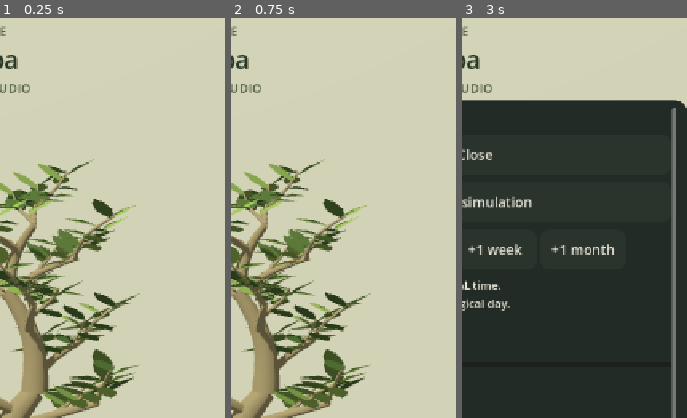
Above: before the commit, frames 1-3 (left to right).
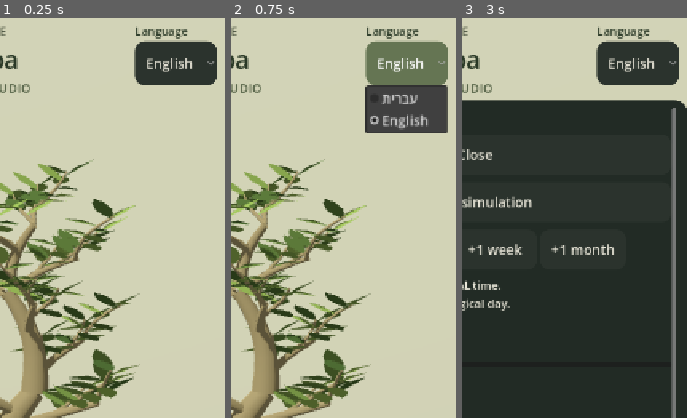
Above: after the commit, the same moments.

Repository: 3dFx40/bonsai
Game: Godot game, scene res://scenes/main.tscn
Two runs of this game, one before a commit and one after it. Both use one fixed random seed, a clock stepped at 60 frames per second and the inputs below.
Inputs (mouse positions are % of the whole screen's width and height, from its top left):
- Up to frame 1 (0.25 s): no input
- Up to frame 2 (0.75 s): click (86, 9) at 0.5 s, where only the run after the commit has a clickable "English"
- Up to frame 3 (3 s): click "Water" at 1.25 s; click "Water the soil" at 2 s; click "Dev" at 2.75 s
The pictures show only the part of the screen within x 46-96%, y 3-53%; the shares and areas given below are measured in that part.

The runs differ from the first frame. In frame 1, 4.3% of the frame differs, in the area x 59-97%, y 2-17%; in frame 2, 8.5%, in the area x 59-97%, y 2-29%; in frame 3, 4.3%.

Commit message:
Add persistent Hebrew and English language selection with RTL support

Diff:
--- a/project.godot
+++ b/project.godot
@@ -29,6 +29,11 @@
 [input_devices]
 pointing/emulate_mouse_from_touch=false
 
+[internationalization]
+locale/translations=PackedStringArray("res://resources/localization/he.po")
+locale/fallback="en"
+locale/include_text_server_data=true
+
 [bonsai]
 developer_tools=true
 real_seconds_per_day=3600.0
--- a/scripts/debug/debug_panel.gd
+++ b/scripts/debug/debug_panel.gd
@@ -5,6 +5,7 @@
 var report: Label
 var graph: TextEdit
 var pause_button: Button
+var _state: BonsaiTree
 
 func _ready() -> void:
 	set_anchors_and_offsets_preset(Control.PRESET_FULL_RECT)
@@ -30,6 +31,7 @@
 	var note := Label.new()
 	note.text = "Time buttons advance BIOLOGICAL time.\nNormal rate: 1 real hour = 1 biological day."
 	note.add_theme_font_size_override("font_size", 18)
+	note.autowrap_mode = TextServer.AUTOWRAP_WORD_SMART
 	body.add_child(note)
 	for entry in [["Soil moisture", "moisture", 1.8], ["Nutrients", "nutrients", 2.0], ["Light", "light", 1.5]]:
 		var label := Label.new()
@@ -66,10 +68,15 @@
 	return button
 
 func update_state(tree: BonsaiTree) -> void:
+	_state = tree
 	if not visible or report == null:
 		return
-	report.text = "Day %.2f | %d branches | %d leaves\nMoisture %.3f | nutrients %.3f\nRoots %.3f | energy %.3f | stress %.3f\nPruning stress %.3f | light %.2f" % [tree.age_days, tree.branches.size(), …(139 unchanged characters)…
-	var lines := "ID ← parent | length | radius | buds\n"
+	report.text = tr("Day %.2f | %d branches | %d leaves\nMoisture %.3f | nutrients %.3f\nRoots %.3f | energy %.3f | stress %.3f\nPruning stress %.3f | light %.2f") % [tree.age_days, tree.branches.size(), …(139 unchanged characters)…
+	var lines := tr("ID ← parent | length | radius | buds\n")
 	for b: BonsaiBranch in tree.branches.values():
 		lines += "%d ← %d | %.3f | %.4f | %d\n" % [b.id, b.parent_id, b.length, b.thickness, b.buds]
 	graph.text = lines
+
+func _notification(what: int) -> void:
+	if what == NOTIFICATION_TRANSLATION_CHANGED and is_node_ready() and _state != null:
+		update_state(_state)
--- a/scripts/main.gd
+++ b/scripts/main.gd
@@ -37,6 +37,7 @@
 		saves.path = "user://automation-grove.json"
 	var loaded := {} if automation else saves.load_document()
 	var welcome := "A little attention, every day."
+	var welcome_args: Array = []
 	if not loaded.is_empty():
 		settings = loaded.settings
 		for row: Dictionary in loaded.trees:
@@ -54,6 +55,13 @@
 	if trees.is_empty():
 		tree.acquired_at = platform.unix_time()
 		trees = [tree]
+	var default_language := "he" if OS.get_locale_language() in ["he", "iw"] else "en"
+	settings.language = settings.get("language", default_language)
+	if automation:
+		for argument in OS.get_cmdline_user_args():
+			if argument in ["--language=he", "--language=en"]:
+				settings.language = argument.get_slice("=", 1)
+	TranslationServer.set_locale(settings.language)
 	clock.real_seconds_per_day = settings.real_seconds_per_day
 	var now := platform.unix_time()
 	if last_wall > 0:
@@ -61,7 +69,8 @@
 		if result.dormant_days > 0:
 			welcome = "Welcome back. Your tree rested through the long absence."
 		elif result.days > 0:
-			welcome = "Welcome back. %.1f days have passed for your tree." % result.days
+			welcome = "Welcome back. %.1f days have passed for your tree."
+			welcome_args = [result.days]
 	last_wall = maxf(last_wall, now)
 	last_tick = Time.get_ticks_msec()
 	studio = BonsaiStudio.new()
@@ -83,6 +92,7 @@
 	hud.debug_requested.connect(_toggle_debug)
 	hud.sound_requested.connect(_toggle_sound)
 	hud.quality_requested.connect(_quality)
+	hud.language_requested.connect(_language)
 	if OS.is_debug_build() and ProjectSettings.get_setting("bonsai/developer_tools", false):
 		debug_panel = BonsaiDebugPanel.new()
 		hud.root.add_child(debug_panel)
@@ -90,13 +100,16 @@
 		debug_panel.command.connect(_debug)
 	_apply_quality()
 	_refresh()
-	hud.message(saves.last_error if not saves.last_error.is_empty() else welcome)
+	if saves.last_error.is_empty(): hud.message(welcome, welcome_args)
+	else: hud.message(saves.last_error, saves.last_error_args)
 	_save()
 	if "--capture" in OS.get_cmdline_user_args():
+		if "--capture-debug" in OS.get_cmdline_user_args(): _toggle_debug()
 		for i in range(30):
 			await get_tree().process_frame
 		await RenderingServer.frame_post_draw
 		get_viewport().get_texture().get_image().save_png("res://builds/studio.png")
+		get_viewport().get_texture().get_image().save_png("res://builds/studio-%s%s.png" % [settings.language, "-debug" if "--capture-debug" in OS.get_cmdline_user_args() else ""])
 		get_tree().quit()
 	if "--smoke" in OS.get_cmdline_user_args():
 		await get_tree().process_frame
@@ -149,15 +162,17 @@
 	if selected < 0:
 		if mode == "prune":
 			hud.action.disabled = true
-			hud.action.text = "Select a branch to cut"
+			hud.set_action("Select a branch to cut")
 		return
 	var b: BonsaiBranch = tree.branches[selected]
 	if mode == "prune":
 		hud.action.disabled = b.parent_id < 0
-		hud.action.text = "Keep the main trunk" if b.parent_id < 0 else "Cut branch · %d segments" % tree.descendants(selected).size()
+		if b.parent_id < 0: hud.set_action("Keep the main trunk")
+		else: hud.set_action("Cut branch · %d segments", [tree.descendants(selected).size()])
 	else:
 		var condition := "Healthy" if b.health > 0.7 else "Under stress"
-		hud.message("Branch %d · %s · %d leaves%s" % [b.id, condition, b.leaves.size(), " · %.1f days old" % b.age if held else ""])
+		if held: hud.message("Branch %d · %s · Leaves: %d · Age: %.1f days", [b.id, condition, b.leaves.size(), b.age])
+		else: hud.message("Branch %d · %s · Leaves: %d", [b.id, condition, b.leaves.size()])
 
 func _clear_undo() -> void:
 	undo_data.clear()
@@ -183,7 +198,7 @@
 				hud.undo.visible = true
 				renderer.select(-1)
 				hud.action.disabled = true
-				hud.action.text = "Select another branch"
+				hud.set_action("Select another branch")
 				hud.message("A little space for new growth. Undo is available for 8 seconds.")
 	_refresh()
 	_save()
@@ -208,7 +223,7 @@
 		last_wall = maxf(last_wall, platform.unix_time())
 	var document := saves.make_document(trees, tree.id, settings, last_wall, clock.pending_days)
 	if not saves.write_document(document) and hud != null:
-		hud.message(saves.last_error)
+		hud.message(saves.last_error, saves.last_error_args)
 
 func _suspend() -> void:
 	if suspended: return
@@ -293,6 +308,12 @@
 	hud.sound_button.text = "Sound on" if settings.sound else "Sound off"
 	_save()
 
+func _language(language: String) -> void:
+	if language not in ["he", "en"]: return
+	settings.language = language
+	TranslationServer.set_locale(language)
+	_save()
+
 func _quality() -> void:
 	var levels := ["Low", "Medium", "High"]
 	settings.quality = levels[(levels.find(settings.quality) + 1) % 3]
--- a/scripts/save/save_service.gd
+++ b/scripts/save/save_service.gd
@@ -4,6 +4,7 @@
 const VERSION := 1
 var path := "user://grove.json"
 var last_error := ""
+var last_error_args: Array = []
 var read_only := false
 var recovered := false
 
@@ -17,6 +18,7 @@
 		"owned_trees": rows.map(func(row): return row.id)}
 
 func write_document(document: Dictionary) -> bool:
+	last_error_args = []
 	if read_only:
 		last_error = "Save is protected. Reset explicitly to start a new tree."
 		return false
@@ -25,7 +27,8 @@
 		return false
 	var file := FileAccess.open(path + ".tmp", FileAccess.WRITE)
 	if file == null:
-		last_error = "Could not write save file (%d)." % FileAccess.get_open_error()
+		last_error = "Could not write save file (%d)."
+		last_error_args = [FileAccess.get_open_error()]
 		return false
 	file.store_string(JSON.stringify(document))
 	file.flush()
@@ -46,6 +49,7 @@
 
 func load_document() -> Dictionary:
 	last_error = ""
+	last_error_args = []
 	recovered = false
 	read_only = false
 	if FileAccess.file_exists(path):
@@ -101,6 +105,8 @@
 	if not _number(data.get("pending_days")) or data.pending_days < 0 or data.pending_days >= 0.25: return false
 	if not data.get("settings") is Dictionary: return false
 	var settings: Dictionary = data.settings
+	# Optional in v1: older saves remain valid and receive the device-language default.
+	if settings.has("language") and settings.language not in ["he", "en"]: return false
 	if not _number(settings.get("real_seconds_per_day")) or settings.real_seconds_per_day < 60 or settings.real_seconds_per_day > 86400: return false
 	if not settings.get("sound") is bool or not settings.get("quality") in ["Low", "Medium", "High"]: return false
 	var ids: Array = []
--- a/scripts/ui/hud.gd
+++ b/scripts/ui/hud.gd
@@ -7,6 +7,7 @@
 signal debug_requested
 signal sound_requested
 signal quality_requested
+signal language_requested(language: String)
 var root: Control
 var date_label: Label
 var status: Label
@@ -20,6 +21,12 @@
 var view_exit: Button
 var sound_button: Button
 var quality_button: Button
+var language_picker: OptionButton
+var _state: BonsaiTree
+var _message_key := "A little attention, every day."
+var _message_args: Array = []
+var _action_key := "Tap a branch to look closer"
+var _action_args: Array = []
 
 static func style(color: Color, radius := 16) -> StyleBoxFlat:
 	var box := StyleBoxFlat.new()
@@ -43,7 +50,7 @@
 
 func _ready() -> void:
 	root = Control.new()
-	root.layout_direction = Control.LAYOUT_DIRECTION_LTR
+	root.layout_direction = Control.LAYOUT_DIRECTION_LOCALE
 	root.set_anchors_and_offsets_preset(Control.PRESET_FULL_RECT)
 	root.mouse_filter = Control.MOUSE_FILTER_IGNORE
 	add_child(root)
@@ -62,11 +69,30 @@
 	top.offset_left = 38
 	top.offset_right = -38
 	top.offset_top = 46
+	top.offset_bottom = 164
 	top.mouse_filter = Control.MOUSE_FILTER_IGNORE
 	root.add_child(top)
+	var header_row := HBoxContainer.new()
+	header_row.mouse_filter = Control.MOUSE_FILTER_IGNORE
+	top.add_child(header_row)
 	var header := VBoxContainer.new()
+	header.size_flags_horizontal = Control.SIZE_EXPAND_FILL
 	header.mouse_filter = Control.MOUSE_FILTER_IGNORE
-	top.add_child(header)
+	header_row.add_child(header)
+	var language_box := VBoxContainer.new()
+	header_row.add_child(language_box)
+	var language_label := Label.new()
+	language_label.text = "Language"
+	language_label.add_theme_font_size_override("font_size", 18)
+	language_label.add_theme_color_override("font_color", Color("283725"))
+	language_box.add_child(language_label)
+	language_picker = OptionButton.new()
+	language_picker.custom_minimum_size = Vector2(132, 70)
+	language_picker.add_item("עברית")
+	language_picker.add_item("English")
+	language_picker.auto_translate_mode = Node.AUTO_TRANSLATE_MODE_DISABLED
+	language_picker.item_selected.connect(func(index: int): language_requested.emit("he" if index == 0 else "en"))
+	language_box.add_child(language_picker)
 	var eyebrow := Label.new()
 	eyebrow.text = "B O N S A I   /   A LIVING PRACTICE"
 	eyebrow.add_theme_font_size_override("font_size", 19)
@@ -143,6 +169,7 @@
 	sound_button.pressed.connect(func(): sound_requested.emit())
 	footer.add_child(sound_button)
 	quality_button = button("Medium")
+	quality_button.tooltip_text = "Graphics quality"
 	quality_button.custom_minimum_size = Vector2(96, 56)
 	quality_button.add_theme_font_size_override("font_size", 16)
 	quality_button.pressed.connect(func(): quality_requested.emit())
@@ -157,6 +184,7 @@
 	view_exit.pressed.connect(func(): tool_selected.emit("inspect"))
 	root.add_child(view_exit)
 	set_tool("inspect")
+	_retranslate()
 
 func set_tool(tool: String) -> void:
 	for key in buttons:
@@ -166,18 +194,40 @@
 	view_exit.visible = tool == "camera"
 	action.disabled = tool == "inspect" or tool == "prune"
 	match tool:
-		"water": action.text = "Water the soil"
-		"fertilize": action.text = "Add a small dose"
-		"prune": action.text = "Select a branch to cut"
-		_: action.text = "Tap a branch to look closer"
+		"water": set_action("Water the soil")
+		"fertilize": set_action("Add a small dose")
+		"prune": set_action("Select a branch to cut")
+		_: set_action("Tap a branch to look closer")
 
 func update_state(tree: BonsaiTree) -> void:
-	date_label.text = "DAY %03d   ·   YOUR WINDOW STUDIO" % (int(tree.age_days) + 1)
+	_state = tree
+	date_label.text = tr("DAY %03d   ·   YOUR WINDOW STUDIO") % (int(tree.age_days) + 1)
 	var soil := "Moist"
 	if tree.moisture < 0.28: soil = "Dry"
 	elif tree.moisture > 0.95: soil = "Waterlogged"
 	var health := "Settling" if tree.pruning_stress > 0.15 else ("Needs care" if tree.stress > 0.4 else "Vigorous")
-	status.text = "Soil: %s   ·   %s" % [soil, health]
-
-func message(text: String) -> void:
-	detail.text = text
+	status.text = tr("Soil: %s   ·   %s") % [tr(soil), tr(health)]
+
+func message(key: String, args: Array = []) -> void:
+	_message_key = key
+	_message_args = args.duplicate()
+	detail.text = _format(key, args)
+
+func set_action(key: String, args: Array = []) -> void:
+	_action_key = key
+	_action_args = args.duplicate()
+	action.text = _format(key, args)
+
+func _format(key: String, args: Array) -> String:
+	var translated: Array = args.map(func(value): return tr(value) if value is String else value)
+	return tr(key) if args.is_empty() else tr(key) % translated
+
+func _notification(what: int) -> void:
+	if what == NOTIFICATION_TRANSLATION_CHANGED and is_node_ready():
+		_retranslate()
+
+func _retranslate() -> void:
+	language_picker.select(0 if TranslationServer.get_locale().begins_with("he") else 1)
+	if _state != null: update_state(_state)
+	message(_message_key, _message_args)
+	set_action(_action_key, _action_args)
--- /dev/null
+++ b/tests/localization_test.gd
@@ -0,0 +1,54 @@
+extends SceneTree
+
+var failures := 0
+
+func check(condition: bool, message: String) -> void:
+	if not condition:
+		failures += 1
+		push_error(message)
+
+func _initialize() -> void:
+	call_deferred("run")
+
+func run() -> void:
+	var game = load("res://scenes/main.tscn").instantiate()
+	root.add_child(game)
+	await process_frame
+	game.hud.language_picker.item_selected.emit(0)
+	await process_frame
+	check(game.settings.language == "he", "Language picker must select Hebrew")
+	check(game.hud.root.is_layout_rtl(), "Hebrew interface must mirror to RTL")
+	check(TranslationServer.translate("Water") == "השקיה", "Hebrew catalog must be loaded")
+	check(game.hud.status.text.contains("אדמה"), "Dynamic condition must be Hebrew")
+	game._tool("prune")
+	game.renderer.select(3)
+	game._selection()
+	check(game.hud.action.text.contains("לגזום"), "Pruning action with counts must be translated")
+	var before: Dictionary = game.tree.to_data()
+	game.hud.language_picker.item_selected.emit(1)
+	await process_frame
+	check(not game.hud.root.is_layout_rtl(), "English interface must return to LTR")
+	check(game.hud.action.text.begins_with("Cut branch"), "Existing dynamic action must update immediately")
+	check(game.tree.to_data() == before, "Language changes must not alter the tree")
+	game._tool("inspect")
+	game._selection(true)
+	game.hud.language_picker.item_selected.emit(0)
+	await process_frame
+	check(game.hud.detail.text.contains("ענף") and game.hud.detail.text.contains("בריא"), "Branch details and nested condition must retranslate")
+	game._toggle_debug()
+	check(game.debug_panel.report.text.contains("לחות"), "Developer values must be Hebrew")
+	check(game.debug_panel.graph.text.contains("ניצנים"), "Graph headings must be Hebrew")
+	game.hud.message("Could not write save file (%d).", [7])
+	check(game.hud.detail.text.contains("קוד 7"), "Save error codes must survive formatting")
+	game.hud.language_picker.item_selected.emit(1)
+	await process_frame
+	check(game.hud.detail.text == "Could not write save file (7).", "Errors must update without losing parameters")
+	var saves := BonsaiSave.new()
+	var document := saves.make_document([game.tree], game.tree.id, game.settings, 1000, 0)
+	check(saves.valid(document), "Language setting must be valid save data")
+	document.settings.erase("language")
+	check(saves.valid(document), "Older saves without a language must remain valid")
+	document.settings.language = "unknown"
+	check(not saves.valid(document), "Unsupported saved language must be rejected")
+	print("Localization tests: %d failures" % failures)
+	quit(1 if failures else 0)
--- a/tests/relaunch_test.gd
+++ b/tests/relaunch_test.gd
@@ -27,6 +27,8 @@
 	check(not first.tree.branches.has(3), "Reopened app must preserve cut")
 	check(first.tree.age_days >= 1, "Reopened app must process one hour offline")
 	check(first.settings.sound and first.settings.quality == "Low", "Reopened app must restore player settings")
+	check(first.settings.language in ["en", "he"], "Legacy saves must receive a supported language")
+	first._language("he")
 	first._save()
 	var age: float = first.tree.age_days
 	first.queue_free()
@@ -36,6 +38,7 @@
 	root.add_child(second)
 	await process_frame
 	check(is_equal_approx(second.tree.age_days, age), "Second launch must not replay offline time twice")
+	check(second.settings.language == "he" and TranslationServer.get_locale().begins_with("he"), "Selected Hebrew must survive reopening")
 	second.queue_free()
 	await process_frame
 	for suffix in ["", ".bak", ".tmp"]:
Not shown, added: resources/localization/he.po
Not shown, added: tests/localization_test.gd.uid
Not shown, changed: ARCHITECTURE.md
Not shown, changed: README.md
Not shown, changed: docs/VALIDATION.md
Not shown, changed: scripts/run.ps1
